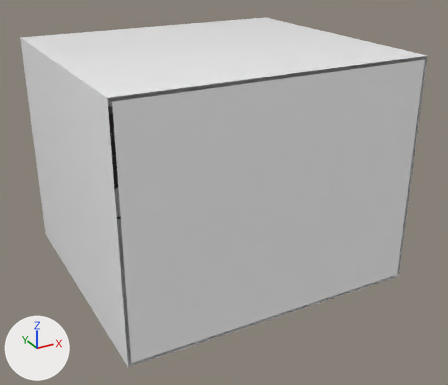
One commit to the OBJ model examples/python/plantgl-rad-scene/testChamber.obj: the scene before it, then after it.
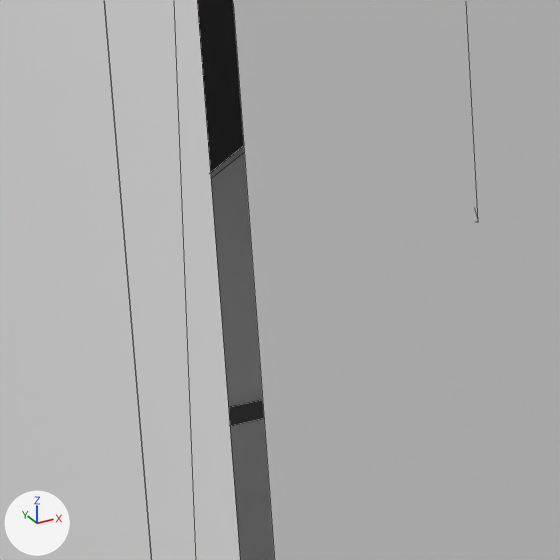
Each version appears first whole from a 50 mm lens placed at (-1.05, -5.41, 2.73), pointed at (1.25, -1.24, 0.65), and next in a close-up on the part from 20% to 35% of the width and 44% to 61% of the height. Lighting does not change. The marker at lower left points along +X, +Y and +Z. The close-ups show mesh edges as thin lines. Where no turn or scale is listed for an object, it has been applied to the vertices.

The first close-up shows 'caissony0', 'coteDtableAMaree', 'lamp23Str', 'paroix0', 'paroiy0', 'refPlafond', 'tableAMaree'.
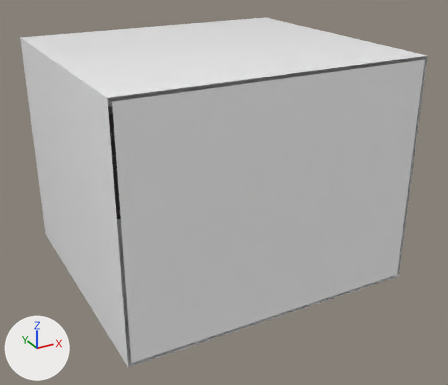
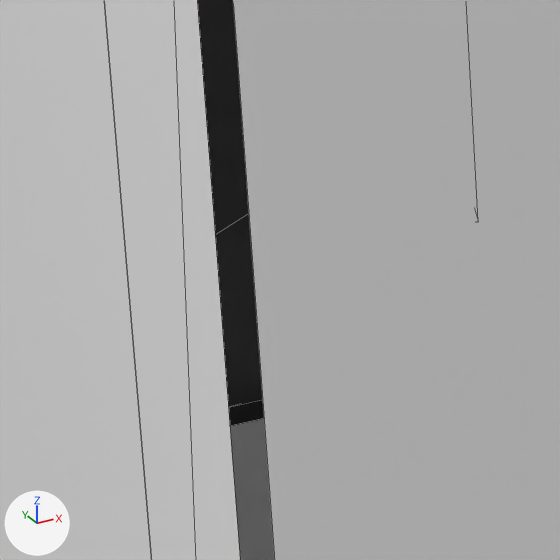
What differs and where, as boxes (x1, y1, x2, y2) in the close-ups (560 x 560 px):
'lamp23Str', reshaped (not visible afterwards)
    before: (211, 146, 263, 407)
'tableAMaree', unchanged, uncovered by the edit
    before: (197, 0, 244, 173)
    after: (197, 0, 263, 407)

What changed in the scene script:
```text
Change me_lamp23str:
    where me_lamp23str.from_pydata(...)  # 4 vertices, 2 faces; spans x 0.0..2.04, y -2.1..-0.9, z 0.47..1.67
    used by ob_lamp23str; location = (0.0, 0.0, 0.0)
    me_lamp23str part 1
    me_lamp23str.vertices[1].co: (0.74, -2.1, 1.67) -> (0.72, -2.1, 1.67)
    me_lamp23str.vertices[2].co: (0.0, -0.9, 0.47) -> (0.74, -2.11, 1.67)
    me_lamp23str.vertices[3].co: (2.04, -0.9, 0.47) -> (0.74, -2.1, 1.67)
```
